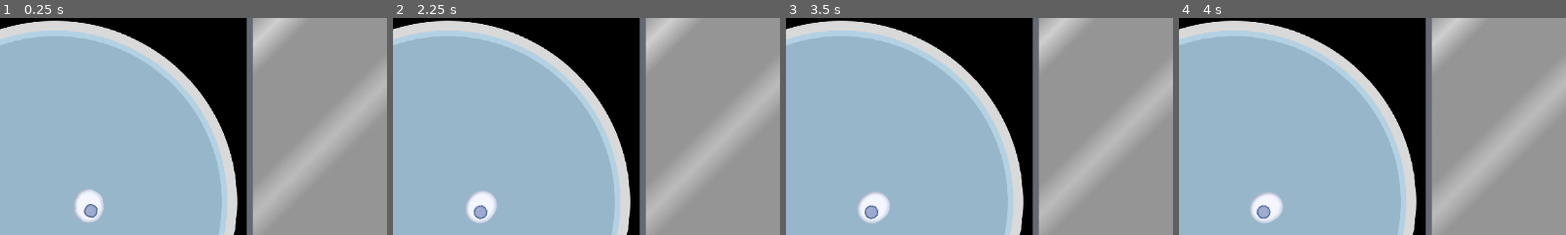
Above: before the commit, frames 1-4 (left to right).
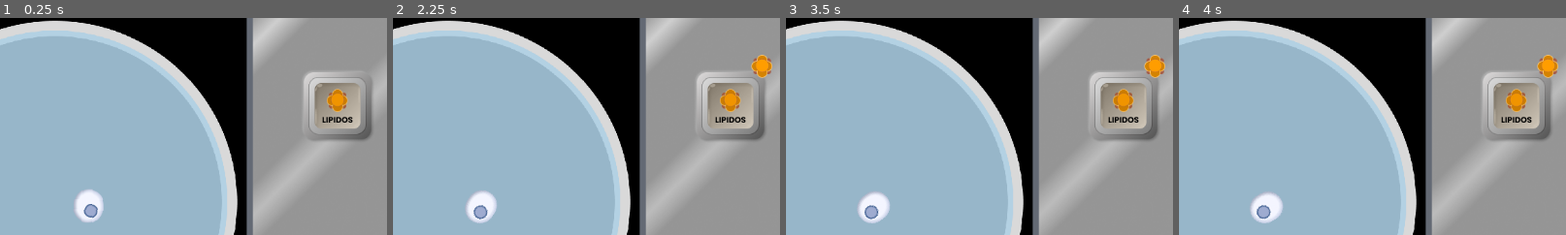
Above: after the commit, the same moments.

Repository: camiicode/intro-godot-engine
Game: Godot game, scene res://levels/level_1.tscn
Same seed, same stepped clock (60 frames per second), same inputs: the game is played once before the commit and once after it.
Inputs (mouse positions are % of the whole screen's width and height, from its top left):
- Up to frame 1 (0.25 s): no input
- Up to frame 2 (2.25 s): tap Enter at 0.5, 2 s; move the mouse to (72, 45) at 0.52 s; click (72, 45) at 0.67 s; tap Space at 1.25 s; move the mouse to (30, 55) at 1.27 s; click (30, 55) at 1.42 s; move the mouse to (60, 28) at 2.02 s; click (60, 28) at 2.17 s
- Up to frame 3 (3.5 s): tap Space at 2.75 s; move the mouse to (45, 70) at 2.77 s; click (45, 70) at 2.92 s
- Up to frame 4 (4 s): tap Enter at 3.5 s; move the mouse to (80, 65) at 3.52 s; click (80, 65) at 3.67 s
The pictures show only the part of the screen within x 21-71%, y 8-57%; the shares and areas given below are measured in that part.

The runs differ from the first frame. In frame 1, 3.3% of the frame differs, in the area x 78-97%, y 25-57%; in frame 2, 3.7%, in the area x 78-98%, y 16-57%; in frame 3, 3.7%; in frame 4, 3.7%.

Commit message:
[2006202503] Button added for add lipids
Spawn a lipid when press

Diff:
--- /dev/null
+++ b/boosts/area_lipid2d.tscn
@@ -0,0 +1,14 @@
+[gd_scene load_steps=3 format=3 uid="uid://c3ajw0i672ujo"]
+
+[ext_resource type="Texture2D" uid="uid://cv4fw18bw5pbr" path="res://assets/sprites/boosts/lipid.png" id="1_50fib"]
+
+[sub_resource type="CircleShape2D" id="CircleShape2D_50fib"]
+radius = 18.0278
+
+[node name="Area2D" type="Area2D"]
+
+[node name="spr_lipid" type="Sprite2D" parent="."]
+texture = ExtResource("1_50fib")
+
+[node name="collision_lipid2d" type="CollisionShape2D" parent="."]
+shape = SubResource("CircleShape2D_50fib")
--- /dev/null
+++ b/boosts/spr_lipid.tscn
@@ -0,0 +1,6 @@
+[gd_scene load_steps=2 format=3 uid="uid://bghmrin4gqvlo"]
+
+[ext_resource type="Texture2D" uid="uid://cv4fw18bw5pbr" path="res://assets/sprites/boosts/lipid.png" id="1_ug2yj"]
+
+[node name="Sprite2D" type="Sprite2D"]
+texture = ExtResource("1_ug2yj")
--- /dev/null
+++ b/buttons/btn_add_lipid.gd
@@ -0,0 +1,18 @@
+extends Sprite2D
+
+@export var lipid_scene: PackedScene
+
+func _input(event: InputEvent) -> void:
+	if event is InputEventMouseButton and event.pressed and event.button_index == MOUSE_BUTTON_LEFT:
+		if get_rect().has_point(to_local(event.position)):
+			print("clicked")
+
+			# Crea un nuevo lípido
+			var lipid = lipid_scene.instantiate()
+
+			# Posición aleatoria cerca del centro (ajústalo como gustes)
+			var random_pos = Vector2(randf_range(-100, 100), randf_range(-100, 100))
+			lipid.position = get_global_position() + random_pos
+
+			# Añade el lípido a la escena principal
+			get_tree().current_scene.add_child(lipid)
--- /dev/null
+++ b/buttons/btn_add_lipid.tscn
@@ -0,0 +1,8 @@
+[gd_scene load_steps=3 format=3 uid="uid://bxcgypbbllu17"]
+
+[ext_resource type="Texture2D" uid="uid://cp72vptuoqnsa" path="res://assets/sprites/boosts/lipid-button.png" id="1_lvhf2"]
+[ext_resource type="Script" uid="uid://c1eqqb14vufc" path="res://buttons/btn_add_lipid.gd" id="2_bjnj4"]
+
+[node name="Sprite2D" type="Sprite2D"]
+texture = ExtResource("1_lvhf2")
+script = ExtResource("2_bjnj4")
--- a/levels/level_1.tscn
+++ b/levels/level_1.tscn
@@ -1,7 +1,9 @@
-[gd_scene load_steps=3 format=3 uid="uid://cxehttqct1e7j"]
+[gd_scene load_steps=5 format=3 uid="uid://cxehttqct1e7j"]
 
 [ext_resource type="PackedScene" uid="uid://dw20djgrnqt3t" path="res://characters/cell-stage-1.tscn" id="2_bt44k"]
 [ext_resource type="PackedScene" uid="uid://c68cgljkqc6p7" path="res://map/map_digital_microscope.tscn" id="2_jirdo"]
+[ext_resource type="PackedScene" uid="uid://bxcgypbbllu17" path="res://buttons/btn_add_lipid.tscn" id="3_bt44k"]
+[ext_resource type="PackedScene" uid="uid://c3ajw0i672ujo" path="res://boosts/area_lipid2d.tscn" id="4_kx6l7"]
 
 [node name="level-1" type="Node2D"]
 
@@ -11,3 +13,7 @@
 
 [node name="StaticBody2D" parent="." instance=ExtResource("2_jirdo")]
 position = Vector2(324, 328)
+
+[node name="Sprite2D" parent="." instance=ExtResource("3_bt44k")]
+position = Vector2(744, 180)
+lipid_scene = ExtResource("4_kx6l7")
--- a/particles/lipids/Lipid.tscn
+++ /dev/null
@@ -1,11 +0,0 @@
-[gd_scene load_steps=2 format=3 uid="uid://dc5hrlcgt3fkk"]
-
-[sub_resource type="CircleShape2D" id="CircleShape2D_sjf4d"]
-
-[node name="Node2D" type="Node2D"]
-
-[node name="Area2D" type="Area2D" parent="."]
-
-[node name="CollisionShape2D" type="CollisionShape2D" parent="Area2D"]
-shape = SubResource("CircleShape2D_sjf4d")
-debug_color = Color(0.958335, 0.605965, 0, 1)
Binary file added: assets/sprites/boosts/lipid-button.png
Not shown, changed: assets/sprites/boosts/lipid-button.png.import
Binary file changed: assets/sprites/boosts/lipid.png
Not shown, added: buttons/btn_add_lipid.gd.uid
